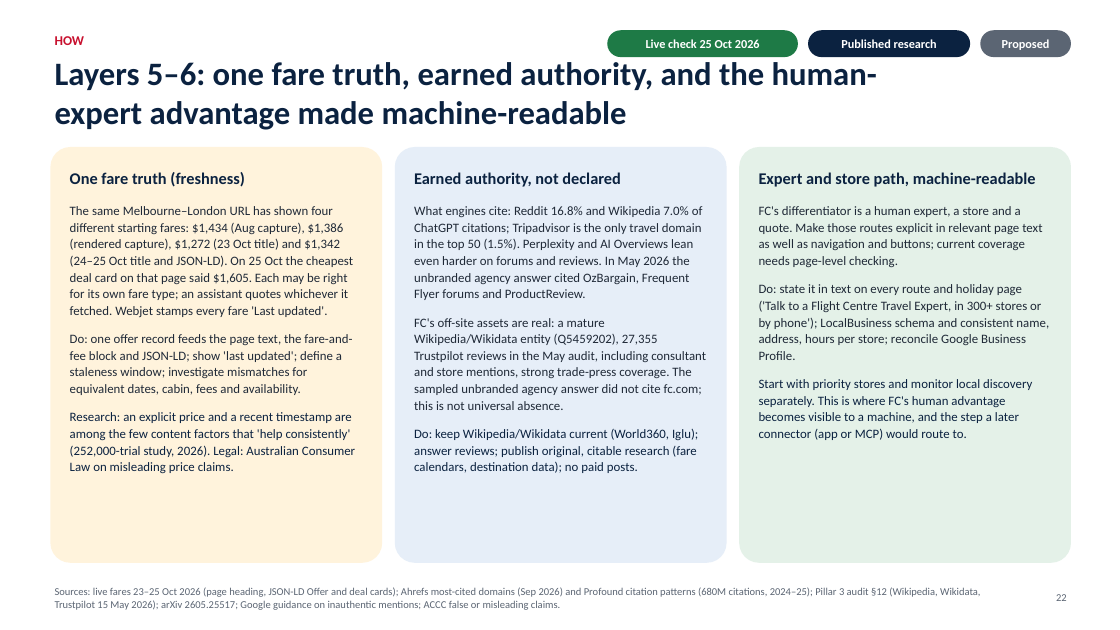
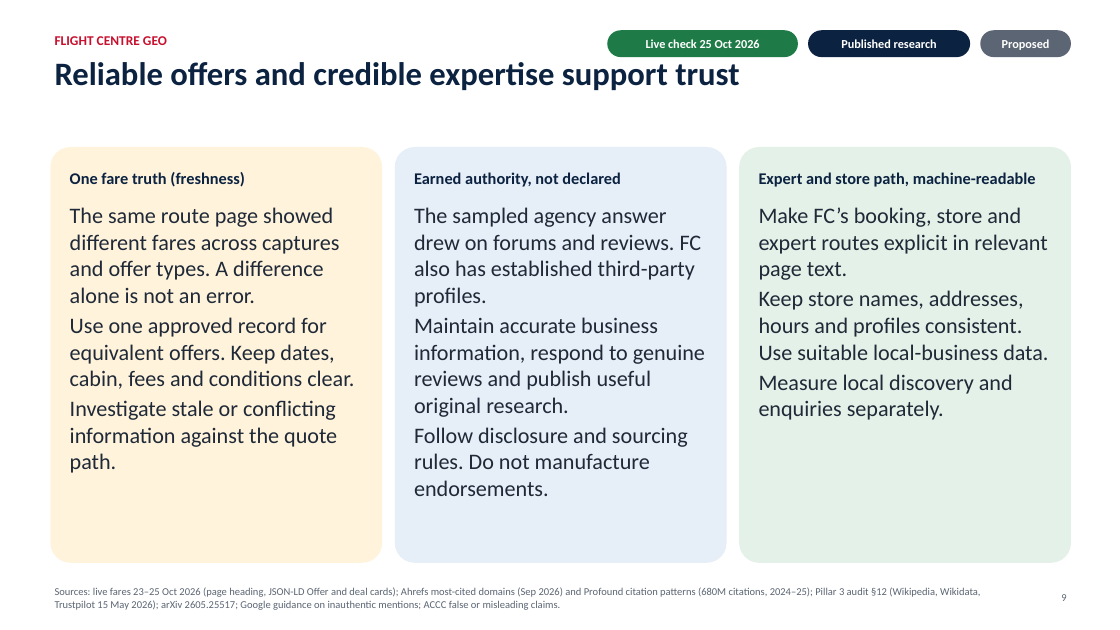
Before and after one commit to muhammadmubbashar/GEO--Generative-Engine-Optimisation, a slide deck: slide 9 of presentation/FC_GEO_Leadership_Final.pptx (slide 22 before the commit). Drawn at 1120x630 pixels with LibreOffice and Linux fonts; fonts in the diff are those of the drawing. Boxes give left, top, right and bottom in pixels: in the first picture for what was removed or moved away, otherwise in the second. Text is boxed around its words. In the diff, an @@ line names an element or a change of style, - is before the commit and + after.

```diff
--- a/presentation/FC_GEO_Leadership_Final.pptx
+++ b/presentation/FC_GEO_Leadership_Final.pptx
@@ text at bbox=[55, 36, 167, 45]: text changed @@
-HOW
+FLIGHT CENTRE GEO
@@ text at bbox=[55, 62, 739, 90]: text changed @@
-Layers 5–6: one fare truth, earned authority, and the human-expert advantage made machine-readable
+Reliable offers and credible expertise support trust
@@ text at bbox=[70, 207, 354, 473]: text changed; size 11 to 19 pt @@
-The same Melbourne–London URL has shown four different starting fares: $1,434 (Aug capture), $1,386 (rendered capture), $1,272 (23 Oct title) and $1,342 (24–25 Oct title and JSON-LD). On 25 Oct the cheapest deal card on that page said $1,605. Each may be right for its own fare type; an assistant quotes whichever it fetched. Webjet stamps every fare 'Last updated'.
-Do: one offer record feeds the page text, the fare-and-fee block and JSON-LD; show 'last updated'; define a staleness window; investigate mismatches for equivalent dates, cabin, fees and availability.
-Research: an explicit price and a recent timestamp are among the few content factors that 'help consistently' (252,000-trial study, 2026). Legal: Australian Consumer Law on misleading price claims.
+The same route page showed different fares across captures and offer types. A difference alone is not an error.
+Use one approved record for equivalent offers. Keep dates, cabin, fees and conditions clear.
+Investigate stale or conflicting information against the quote path.
@@ text at bbox=[414, 207, 705, 496]: text changed; size 11 to 19 pt @@
-What engines cite: Reddit 16.8% and Wikipedia 7.0% of ChatGPT citations; Tripadvisor is the only travel domain in the top 50 (1.5%). Perplexity and AI Overviews lean even harder on forums and reviews. In May 2026 the unbranded agency answer cited OzBargain, Frequent Flyer forums and ProductReview.
-FC's off-site assets are real: a mature Wikipedia/Wikidata entity (Q5459202), 27,355 Trustpilot reviews in the May audit, including consultant and store mentions, strong trade-press coverage. The sampled unbranded agency answer did not cite fc.com; this is not universal absence.
-Do: keep Wikipedia/Wikidata current (World360, Iglu); answer reviews; publish original, citable research (fare calendars, destination data); no paid posts.
+The sampled agency answer drew on forums and reviews. FC also has established third-party profiles.
+Maintain accurate business information, respond to genuine reviews and publish useful original research.
+Follow disclosure and sourcing rules. Do not manufacture endorsements.
@@ text at bbox=[759, 207, 1048, 420]: text changed; size 11 to 19 pt @@
-FC's differentiator is a human expert, a store and a quote. Make those routes explicit in relevant page text as well as navigation and buttons; current coverage needs page-level checking.
-Do: state it in text on every route and holiday page ('Talk to a Flight Centre Travel Expert, in 300+ stores or by phone'); LocalBusiness schema and consistent name, address, hours per store; reconcile Google Business Profile.
-Start with priority stores and monitor local discovery separately. This is where FC's human advantage becomes visible to a machine, and the step a later connector (app or MCP) would route to.
+Make FC’s booking, store and expert routes explicit in relevant page text.
+Keep store names, addresses, hours and profiles consistent. Use suitable local-business data.
+Measure local discovery and enquiries separately.
@@ text at bbox=[1061, 594, 1066, 601]: text changed @@
-22
+9
```
Also in this commit, not shown: 30 other slides changed, 4 slides added, 6 other files.
